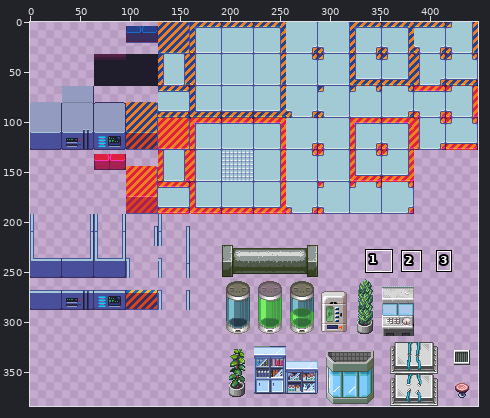
Sprite sheet: tilesets/TILES.png. Above: a wide view before the commit, with the close-up outlined.
Close-up. First the earlier version:
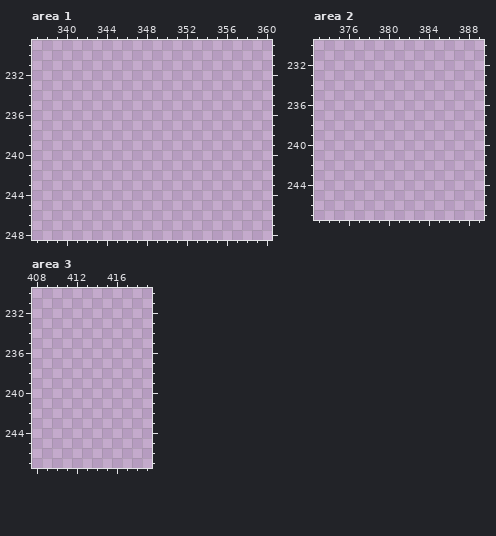
The file is 448x384 pixels. Colours within 5 levels of each other are drawn and written as one. Shown: area 1: x 337..360, y 229..248; area 2: x 373..389, y 230..247; area 3: x 408..419, y 230..247. The commit also changed other parts of the picture, which this record leaves out.
And afterwards:
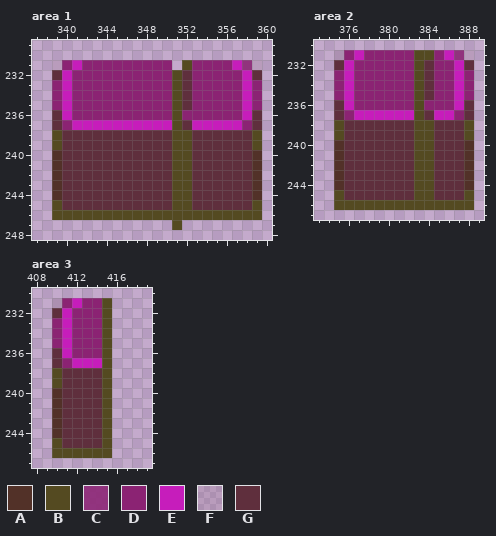
Palette (. is transparent): A #523128  B #544a21  C #8b2373de  D #8b2373  E #c61dbb  F #5f2f3d1d  G #5f2f3d
Change:
Area 1:
Colour A now appears in rows 240 to 244 at x 339 and 359.
Colour B now appears in row 231 at x 352; in rows 232 to 237 at x 351; in rows 238 to 239 at x 339, 351 to 352 and 359; in rows 240 to 244 at x 351 to 352; in row 245 at x 339, 351 to 352 and 359; in row 246 at x 339 to 359.
Colour B now appears in row 247 at x 351.
Colour C now appears in row 231 at x 358.
Colour D now appears in row 231 at x 340, 342 to 350 and 353 to 356; in row 232 at x 341 to 350 and 353 to 357; in rows 233 to 235 at x 339, 341 to 350, 353 to 357 and 359; in row 236 at x 341 to 350 and 352 to 357; in row 237 at x 340 and 358.
Colour E now appears in row 231 at x 341 and 357; in rows 232 to 236 at x 340 and 358; in row 237 at x 341 to 350 and 353 to 357.
Colour F now appears in row 231 at x 339 and 359.
Colour G now appears in row 232 at x 339, 352 and 359; in rows 233 to 235 at x 352; in row 236 at x 339 and 359; in row 237 at x 339, 352 and 359; in rows 238 to 245 at x 340 to 350 and 353 to 358.
Area 2:
Colour A now appears in rows 240 to 244 at x 375 and 388.
Colour B now appears in row 231 at x 383 to 384; in rows 232 to 237 at x 383; in rows 238 to 239 at x 375, 383 to 384 and 388; in rows 240 to 244 at x 383 to 384; in row 245 at x 375, 383 to 384 and 388; in row 246 at x 375 to 388.
Colour C now appears in row 231 at x 387.
Colour D now appears in row 231 at x 376, 378 to 382 and 385; in row 232 at x 377 to 382 and 385 to 386; in rows 233 to 235 at x 375, 377 to 382, 385 to 386 and 388; in row 236 at x 377 to 382 and 384 to 386; in row 237 at x 376 and 387.
Colour E now appears in row 231 at x 377 and 386; in rows 232 to 236 at x 376 and 387; in row 237 at x 377 to 382 and 385 to 386.
Colour F now appears in row 231 at x 375 and 388.
Colour G now appears in row 232 at x 375, 384 and 388; in rows 233 to 235 at x 384; in row 236 at x 375 and 388; in row 237 at x 375, 384 and 388; in rows 238 to 245 at x 376 to 382 and 385 to 387.
Area 3:
Colour A now appears in rows 240 to 244 at x 410.
Colour B now appears in rows 231 to 237 at x 415; in rows 238 to 239 at x 410 and 415; in rows 240 to 244 at x 415; in row 245 at x 410 and 415; in row 246 at x 410 to 415.
Colour D now appears in row 231 at x 411 and 413 to 414; in row 232 at x 412 to 414; in rows 233 to 235 at x 410 and 412 to 414; in row 236 at x 412 to 414; in row 237 at x 411.
Colour E now appears in row 231 at x 412; in rows 232 to 236 at x 411; in row 237 at x 412 to 414.
Colour F now appears in row 231 at x 410.
Colour G now appears in row 232 at x 410; in rows 236 to 237 at x 410; in rows 238 to 245 at x 411 to 414.
